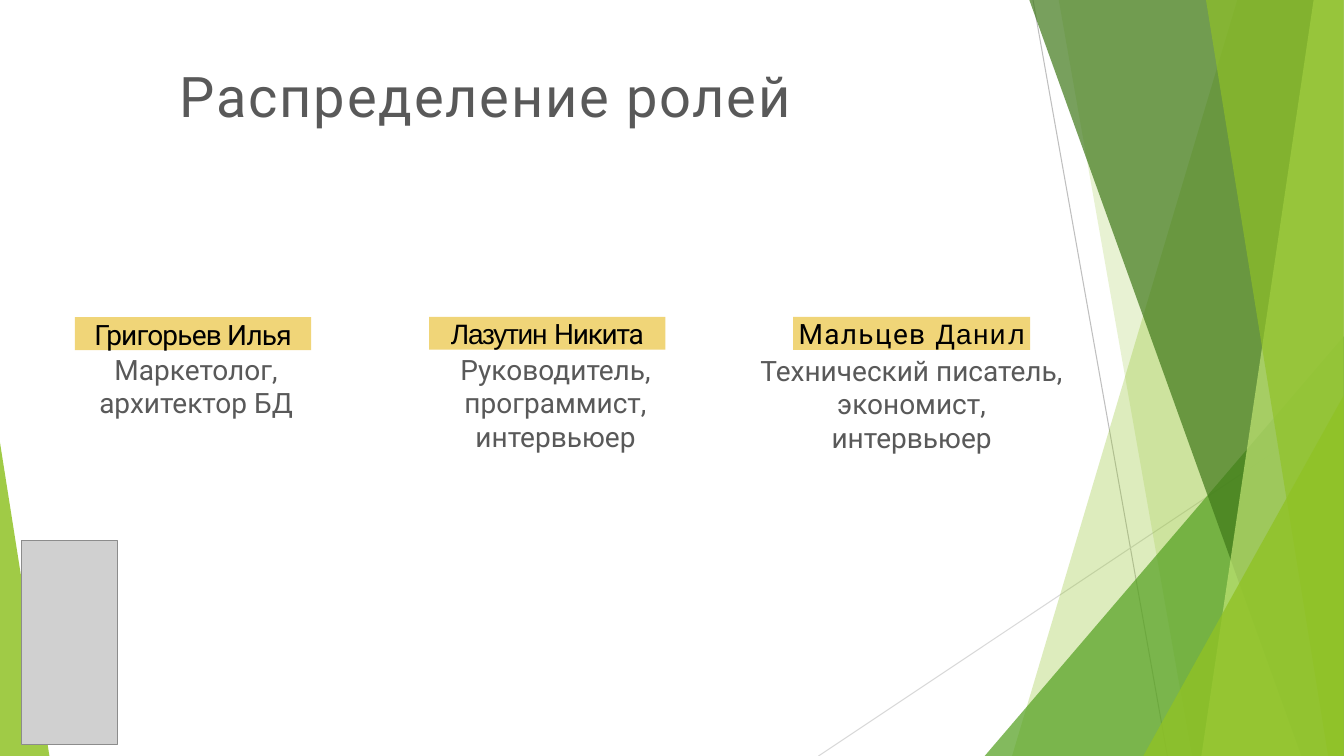
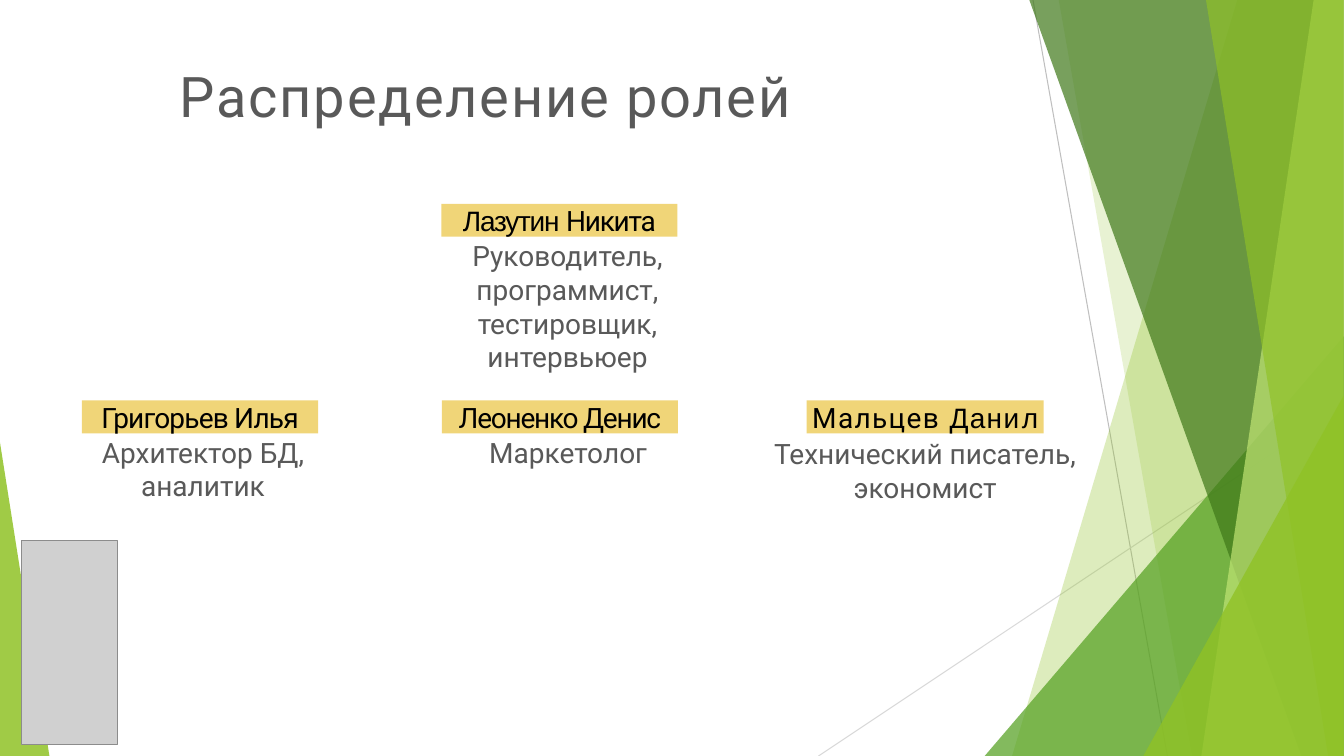
Before and after one commit to zlatopyst/DESING, a slide deck: slide 5 of doc/ProjectBot.pptx (slide 4 before the commit). Drawn at 1344x756 pixels with LibreOffice and Linux fonts; fonts in the diff are those of the drawing; grey boxes stand for pictures; background and template pictures are left out. Boxes give left, top, right and bottom in pixels: in the first picture for what was removed or moved away, otherwise in the second. Text is boxed around its words. In the diff, an @@ line names an element or a change of style, - is before the commit and + after.

```diff
--- a/doc/ProjectBot.pptx
+++ b/doc/ProjectBot.pptx
@@ rectangle "Лазутин Никита": place and size @@
-rectangle "Лазутин Никита" at [430, 317, 665, 350]
+rectangle "Лазутин Никита" at [442, 204, 678, 237]
@@ text "Руководитель, программист,": place and size @@
-text "Руководитель, программист," at [460, 360, 650, 453]
+text "Руководитель, программист," at [472, 246, 662, 373]
@@ text at [478, 319, 657, 340]: paragraph added @@
+тестировщик,
@@ rectangle "Григорьев Илья": place and size @@
-rectangle "Григорьев Илья" at [75, 318, 311, 351]
+rectangle "Григорьев Илья" at [82, 400, 318, 434]
@@ rectangle added at [442, 400, 678, 434], fill #F0D578, 20 pt, text #000000 @@
+Леоненко Денис
@@ rectangle "Мальцев Данил": place and size @@
-rectangle "Мальцев Данил" at [793, 317, 1030, 350]
+rectangle "Мальцев Данил" at [807, 400, 1044, 434]
@@ text at [102, 443, 304, 497]: text changed @@
-Маркетолог,
-архитектор БД
+Архитектор БД,
+аналитик
@@ text added at [489, 443, 647, 469], 20 pt, text #595959 @@
+Маркетолог
@@ text "Технический писатель,": place and size @@
-text "Технический писатель," at [760, 361, 1062, 454]
+text "Технический писатель," at [774, 444, 1076, 499]
@@ text at [854, 483, 997, 499]: text changed @@
-экономист,
-интервьюер
+экономист
```
Also in this commit, not shown: 7 other slides changed, 5 slides added, 2 slides removed.
